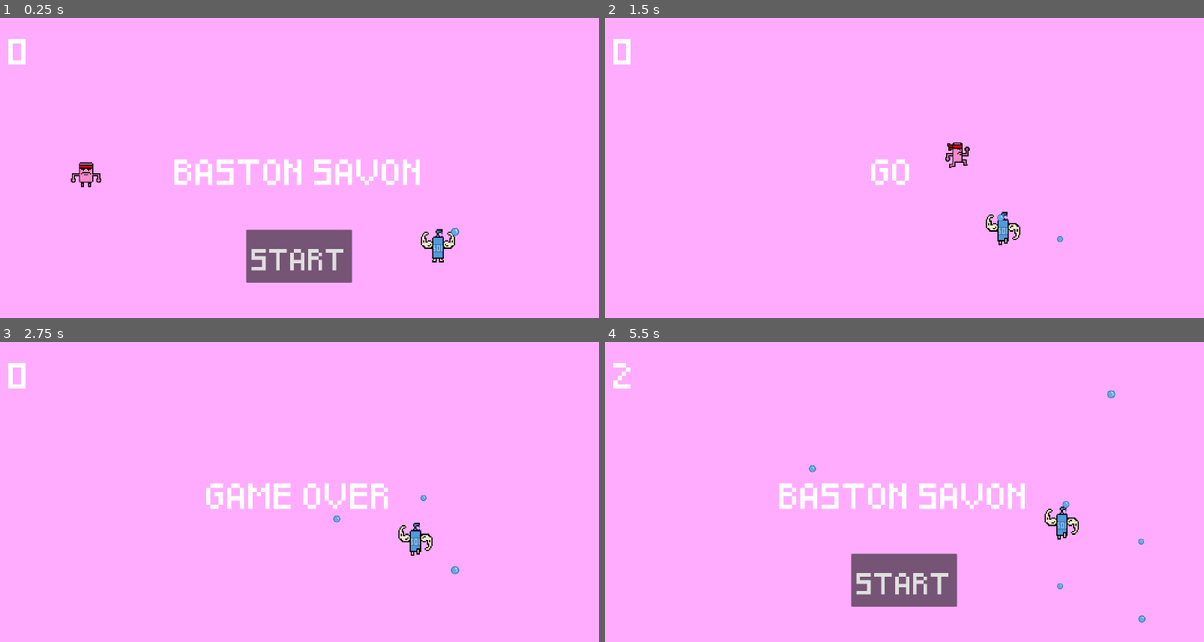
Above: before the commit, frames 1-4 (two rows, left to right).
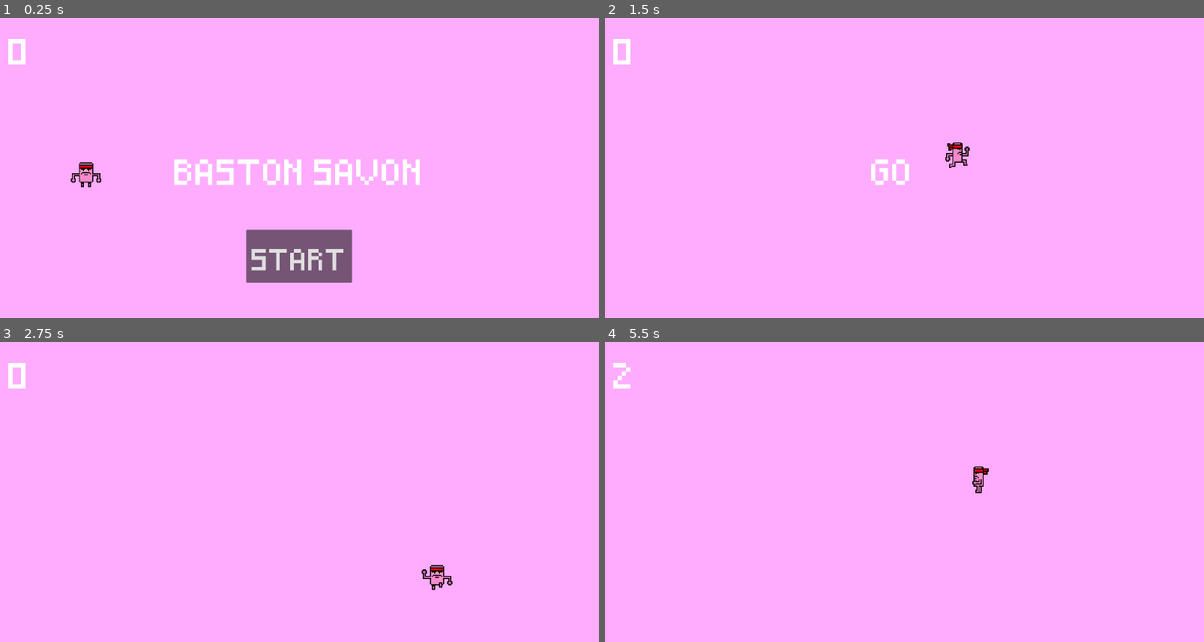
Above: after the commit, the same moments.

Repository: Tibo3103/BagarreBaignoire
Game: Godot game, scene res://main.tscn
The game is run twice, just before and just after one commit, with the same random seed, the same clock (stepped at 60 frames per second) and the same inputs.
Inputs:
- Up to frame 1 (0.25 s): no input
- Up to frame 2 (1.5 s): click "START" at 0.5 s; hold D (move_right) from 1.28 s (still down); hold Space (dash) from 1.28 s (still down)
- Up to frame 3 (2.75 s): release D (move_right) at 2.03 s; release Space (dash) at 2.03 s; hold S (move_backward) from 2.03 s (still down); tap Space (dash) at 2.1 s
- Up to frame 4 (5.5 s): release S (move_backward) at 2.78 s; hold D (move_right) 2.78-3.53 s; hold Space (dash) 2.78-3.53 s; hold W (move_forward) 3.53-4.28 s; tap Space (dash) at 3.6, 5.1 s; hold Space (dash) 4.28-5.03 s; hold A (move_left) from 4.28 s (still down)

The runs differ from the first frame. In frame 1, 0.4% of the frame differs, in the area x 70-77%, y 70-82%; in frame 2, 0.4%; in frame 3, 1.9%; in frame 4, 5.4%, in the area x 29-91%, y 16-94%.

Commit message:
Ennemie qui disparaissent au game over

Diff:
--- a/main.gd
+++ b/main.gd
@@ -1,5 +1,4 @@
 extends Node
-
 @export var mob_scene: PackedScene
 var score
 
@@ -42,8 +41,9 @@
 	$ScoreTimer.stop()
 	$mobTimer.stop();
 	$HUD.show_game_over()
-
-
+	for child in get_children():  # Parcourt les enfants directs de "main"
+		if child.has_method("extinction") and child.is_pouce_pouce:
+			child.extinction()
 
 func new_game():
 	$Music.play()
--- a/main.tscn
+++ b/main.tscn
@@ -53,8 +53,6 @@
 [node name="mobSpawnLocation" type="PathFollow2D" parent="mobPath"]
 rotation = 0.00132275
 
-[node name="pouce-pouce" parent="." instance=ExtResource("2_45s8h")]
-
 [node name="HUD" parent="." instance=ExtResource("4_7kfrq")]
 
 [node name="GameOverSound" type="AudioStreamPlayer" parent="."]
--- a/pouce-pouce.gd
+++ b/pouce-pouce.gd
@@ -1,7 +1,7 @@
 extends RigidBody2D
 @export var bubulle_scene: PackedScene
 @export var speed: float = 100.0  # Vitesse de déplacement de l'ennemi
-
+@export var is_pouce_pouce = true
 func _ready():
 	# Vérifie si le TimerBubulle existe et démarre
 	if $TimerBubulle:
@@ -41,3 +41,5 @@
 	var bubulle = bubulle_scene.instantiate()
 	bubulle.position = global_position  # Place la Bubulle à la position actuelle de l'ennemi
 	get_parent().add_child(bubulle)  # Ajoute la Bubulle à la scène parent
+func extinction():
+	queue_free()
